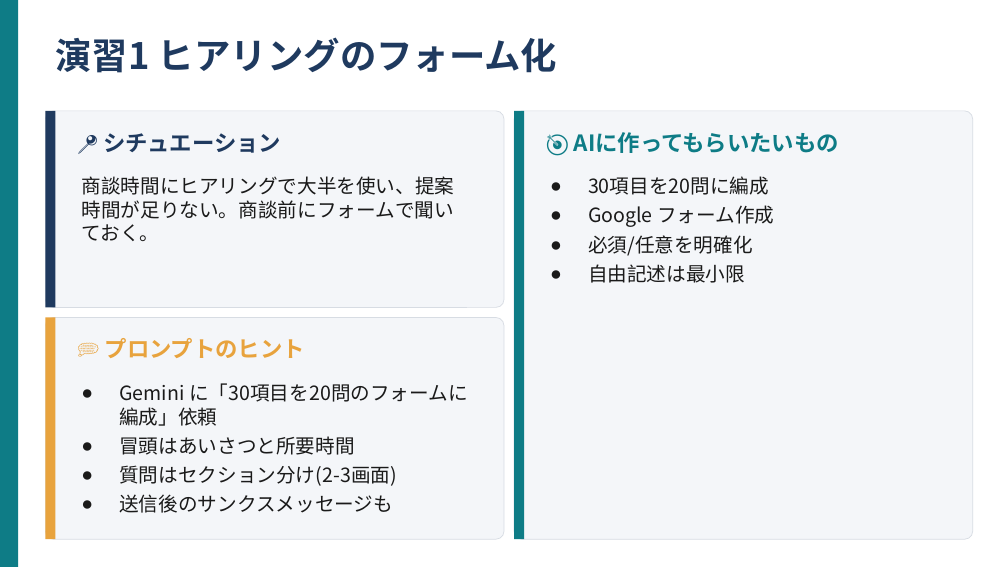
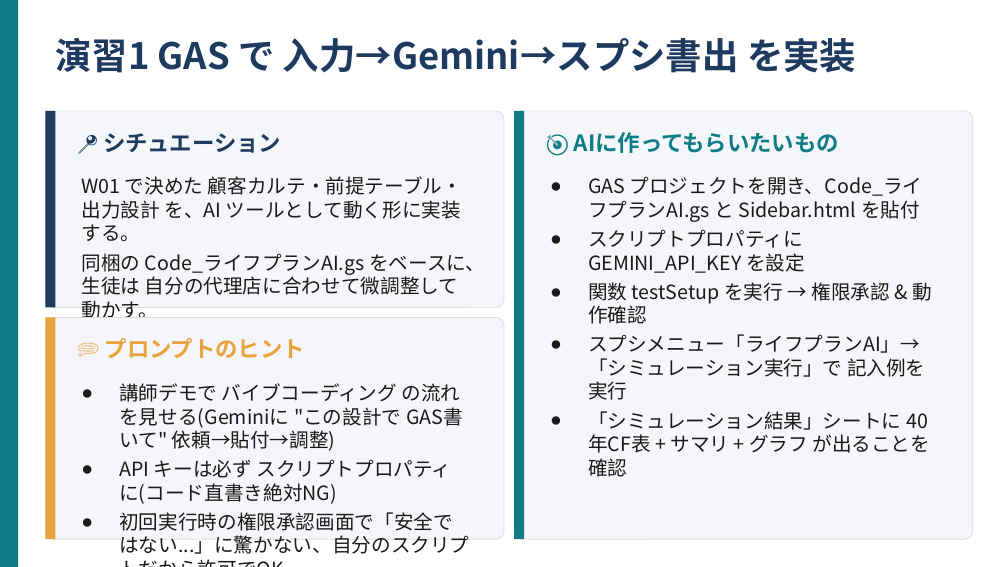
Before and after one commit to kana-story-321/github.io, a slide deck: slide 4 of lecture_pptx/out/s17/ワーク02.pptx. Drawn at 1008x567 pixels with LibreOffice and Linux fonts; fonts in the diff are those of the drawing. Boxes give left, top, right and bottom in pixels: in the first picture for what was removed or moved away, otherwise in the second. Text is boxed around its words. In the diff, an @@ line names an element or a change of style, - is before the commit and + after.

```diff
--- a/lecture_pptx/out/s17/ワーク02.pptx
+++ b/lecture_pptx/out/s17/ワーク02.pptx
@@ text at (55,38,856,73): text changed @@
-演習1 ヒアリングのフォーム化
+演習1 GAS で 入力→Gemini→スプシ書出 を実装
@@ text at (81,176,485,295): text changed @@
-商談時間にヒアリングで大半を使い、提案時間が足りない。商談前にフォームで聞いておく。
+W01 で決めた 顧客カルテ・前提テーブル・出力設計 を、AI ツールとして動く形に実装する。
+同梱の Code_ライフプランAI.gs をベースに、生徒は 自分の代理店に合わせて微調整して動かす。
@@ text at (588,176,932,477): text changed @@
-● 30項目を20問に編成
-● Google フォーム作成
-● 必須/任意を明確化
-● 自由記述は最小限
+● GAS プロジェクトを開き、Code_ライフプランAI.gs と Sidebar.html を貼付
+● スクリプトプロパティに GEMINI_API_KEY を設定
+● 関数 testSetup を実行 → 権限承認 & 動作確認
+● スプシメニュー「ライフプランAI」→「シミュレーション実行」で 記入例を実行
+● 「シミュレーション結果」シートに 40年CF表 + サマリ + グラフ が出ることを確認
@@ text at (119,383,469,554): text changed @@
-● Gemini に「30項目を20問のフォームに編成」依頼
-● 冒頭はあいさつと所要時間
-● 質問はセクション分け(2-3画面)
-● 送信後のサンクスメッセージも
+● 講師デモで バイブコーディング の流れを見せる(Geminiに "この設計で GAS書いて" 依頼→貼付→調整)
+● API キーは必ず スクリプトプロパティに(コード直書き絶対NG)
+● 初回実行時の権限承認画面で「安全ではない...」に驚かない、自分のスクリプトだから許可でOK
+● エラーが出たら Logger のログを見る(GASエディタ下部)
```
Also in this commit, not shown: 7 other slides changed, 10 other files.
